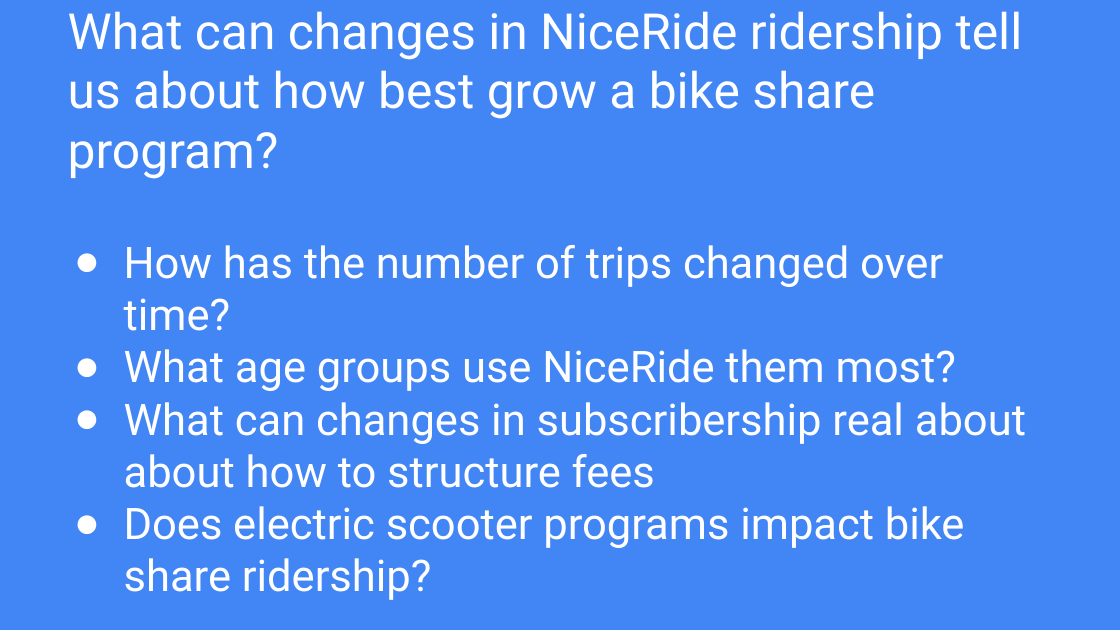
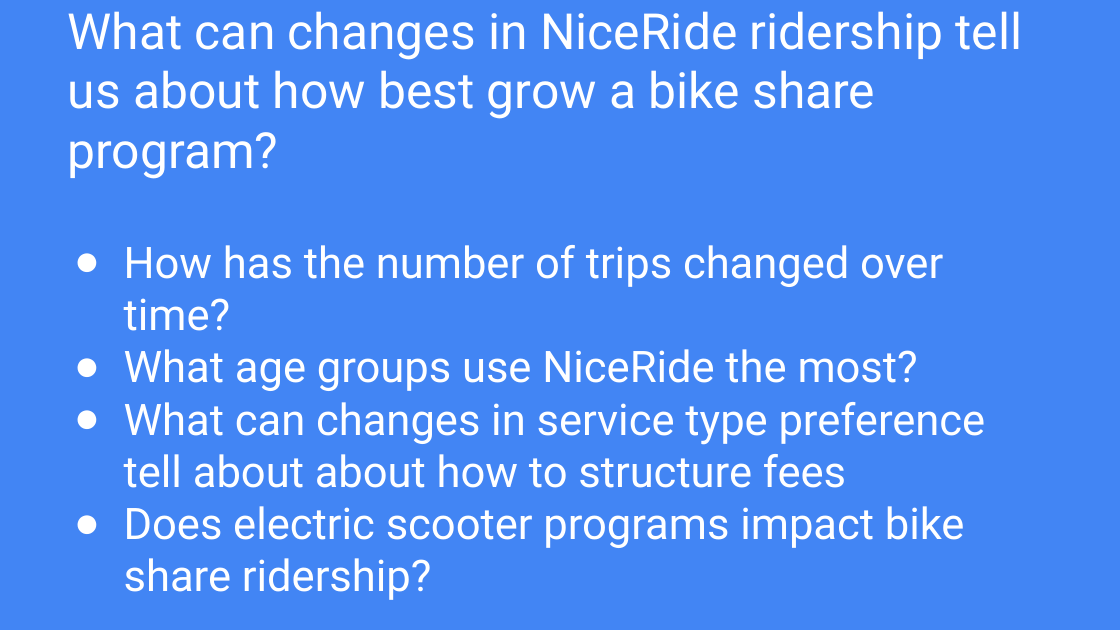
Before and after one commit to tdrygg/Group-Project, a slide deck: slide 3 of Patterns_In_NiceRide_Group6_Final.pptx. Drawn at 1120x630 pixels with LibreOffice and Linux fonts; fonts in the diff are those of the drawing. Boxes give left, top, right and bottom in pixels: in the first picture for what was removed or moved away, otherwise in the second. Text is boxed around its words. In the diff, an @@ line names an element or a change of style, - is before the commit and + after.

Commit message:
ppt commit

```diff
--- a/Patterns_In_NiceRide_Group6_Final.pptx
+++ b/Patterns_In_NiceRide_Group6_Final.pptx
@@ title at (124, 349, 986, 488): text changed @@
-● What age groups use NiceRide them most?
-● What can changes in subscribership real about about how to structure fees
+● What age groups use NiceRide the most?
+● What can changes in service type preference tell about about how to structure fees
```
Also in this commit, not shown: 2 other slides changed, 4 slides added.
